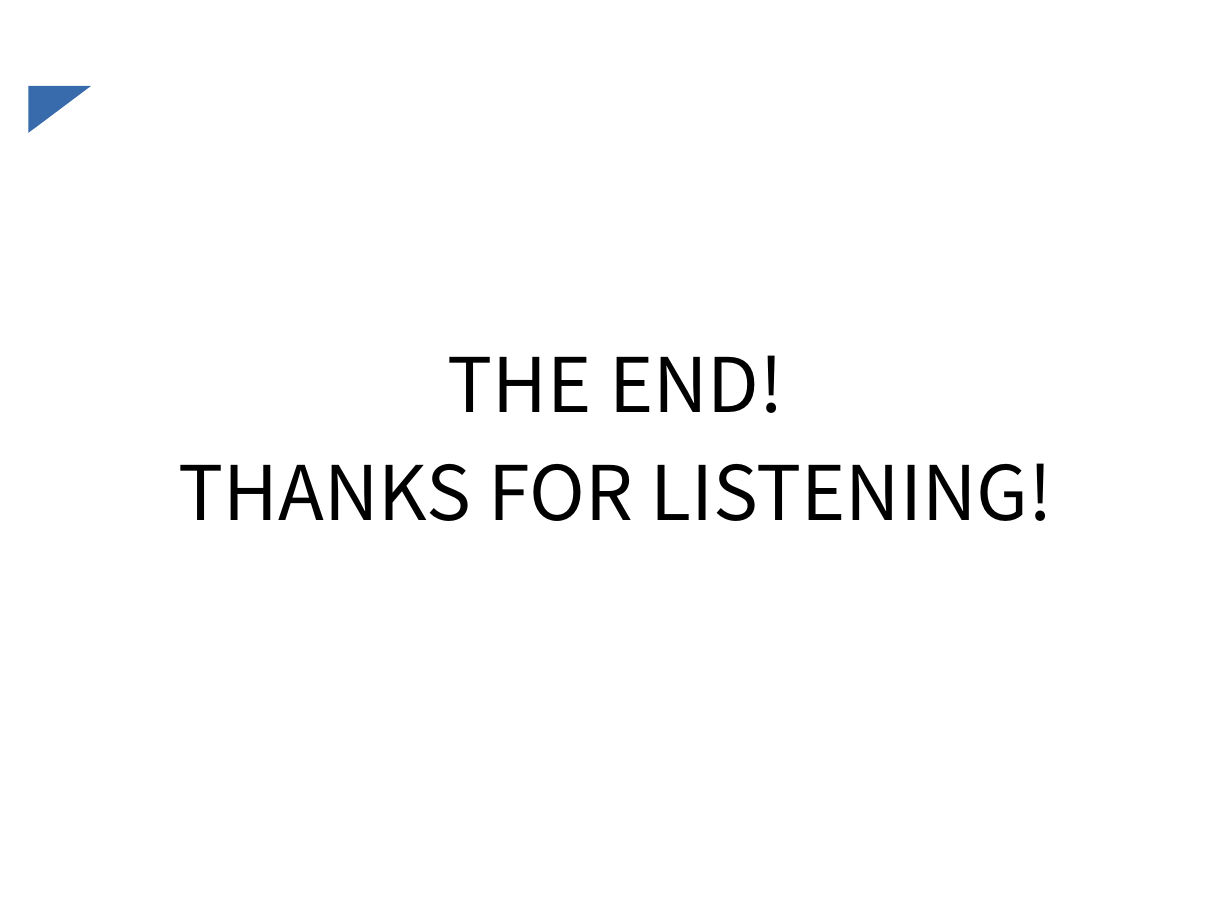
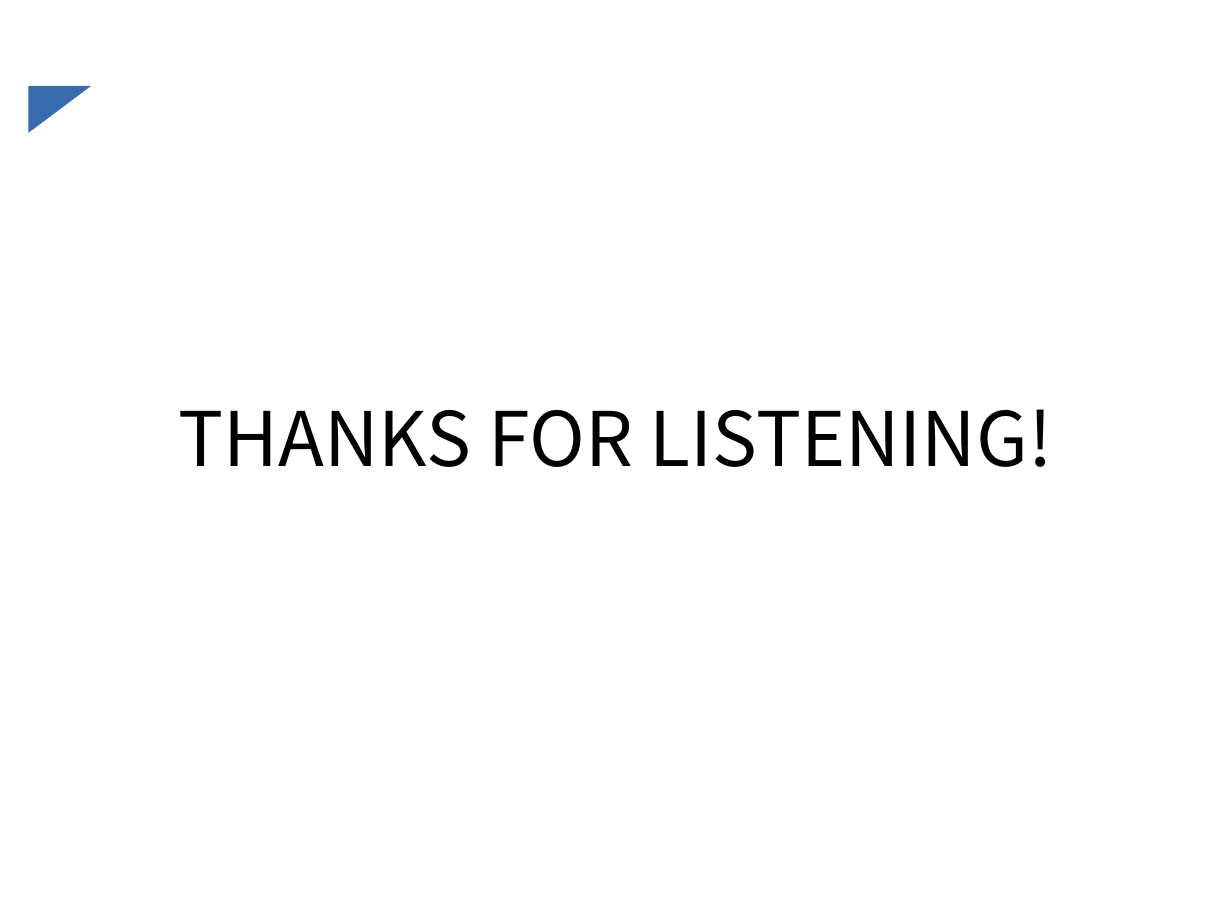
Before and after one commit to caoyang7/caoyang.github.io, a slide deck: slide 11 of _posts/Linux的发行版本.ppt (slide 16 before the commit). Drawn at 1232x924 pixels with LibreOffice and Linux fonts; fonts in the diff are those of the drawing. Boxes give left, top, right and bottom in pixels: in the first picture for what was removed or moved away, otherwise in the second. Text is boxed around its words. In the diff, an @@ line names an element or a change of style, - is before the commit and + after.

```diff
--- a/_posts/Linux的发行版本.ppt
+++ b/_posts/Linux的发行版本.ppt
@@ title at (x1=179, y1=409, x2=1053, y2=467): text changed @@
-THE END!
-THANKS FOR LISTENING!
+THANKS FOR LISTENING!
```
Also in this commit, not shown: 2 other slides changed, 1 slide added, 6 slides removed, 3 other files.
